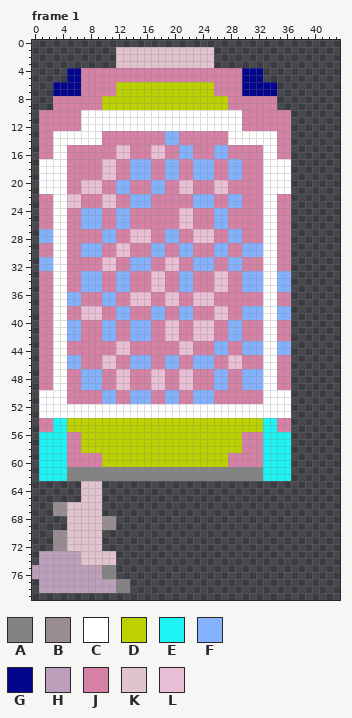
File history of a animated GIF sprite, src/images/vanHit.gif. Above, as it was before the edit.
The file is 44x80 pixels, 4 frames. Colours within 5 levels of each other are drawn and written as one. Shown: frame 1. The commit also changed other frames, which this record leaves out.
Palette (. is transparent): A #838383  B #988c91  C #ffffff  D #bdd101  E #1cf3f2  F #83b1fc  G #03058c  H #bb9fbb  J #d481a5  K #e1c3cd  L #e8bfd5
Pixels before, frame 1 (only the part around the change), first column x 0:
55 .JJEEDDDDDDDDDDDDDDD
56 .EEEEJJDDDDDDDDDDDDD
57 .EEEEJJDDDDDDDDDDDDD
58 .EEEEJJDDDDDDDDDDDDD
59 .EEEEJJJJJDDDDDDDDDD
60 .EEEEJJJJJDDDDDDDDDD
61 .EEEEAAAAAAAAAAAAAAA
62 .EEEEAAAAAAAAAAAAAAA
63 .......KKK..........
64 .......KKK..........
65 .......KKK..........
66 ...BBKKKKK..........
67 ...BBKKKKK..........
68 .....KKKKKBB........
69 .....KKKKKBB........
70 ...BBKKKKK..........
71 ...BBKKKKK..........
72 ...BBKKKKK..........
73 .HHHHHHKKKKK........
74 .HHHHHHKKKKK........
75 HHHHHHHHHHAA........
76 HHHHHHHHHHAA........
77 .HHHHHHHHHHHAA......
78 .HHHHHHHHHHHAA......
79 ....................
And afterwards:
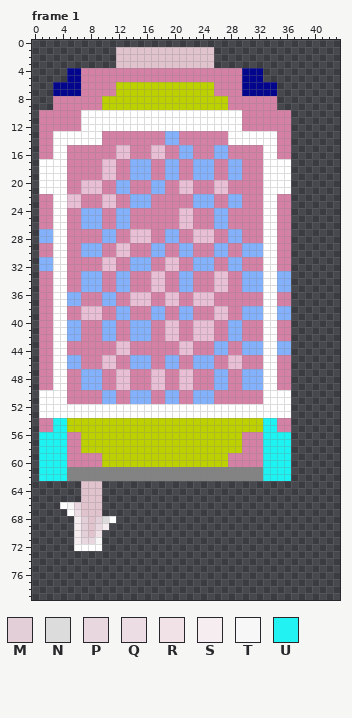
Colours new in this view: M #e3cfd8  N #dcdcdc  P #e8d7df  Q #ebdde3  R #f1e2e7  S #f6edf0  T #f6f7f6  U #22f3f2
Diff:
Frame 1:
y 62: x 1 E -> U
y 66: x 3..6 BBKK -> .CTP
y 67: x 3..6 BBKK -> ..CQ
y 68: x 5..7 KKK -> .SM; x 9..11 KBB -> MNC
y 69: x 5..7 KKK -> .SM; x 9..11 KBB -> PS.
y 70: x 3..7 BBKKK -> ...SM; x 9 K -> R
y 71: x 3..9 BBKKKKK -> ...SPPT
y 72: x 3..9 BBKKKKK -> ...CCCC
y 73..74: x 1..11 HHHHHHKKKKK -> ...........
y 75..76: x 0..11 HHHHHHHHHHAA -> ............
y 77..78: x 1..13 HHHHHHHHHHHAA -> .............
Pixel boxes of the changes (left, top, right, bottom) in both pictures:
changed: (39, 474, 46, 481)
changed: (32, 502, 130, 593)
